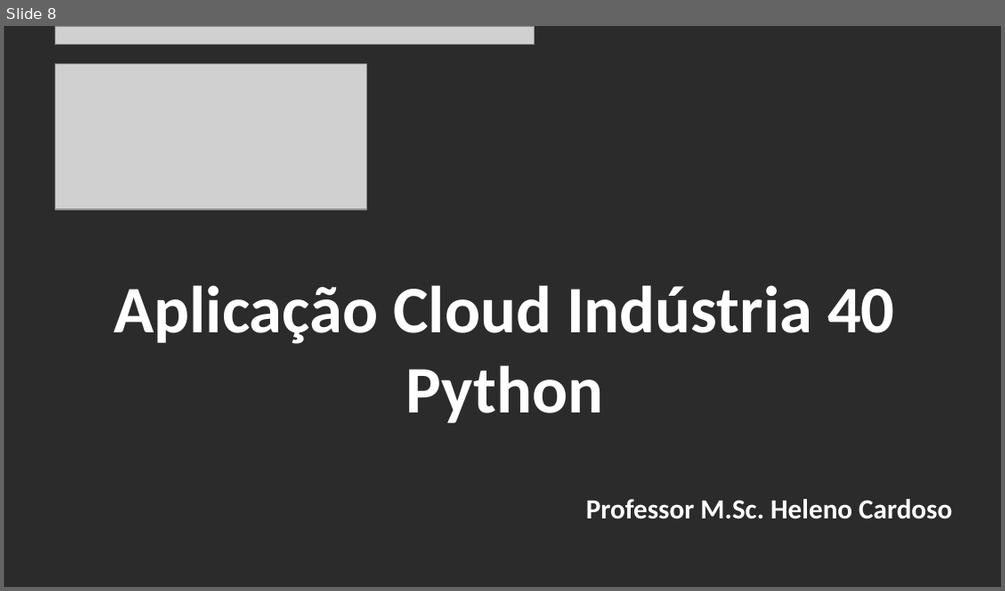
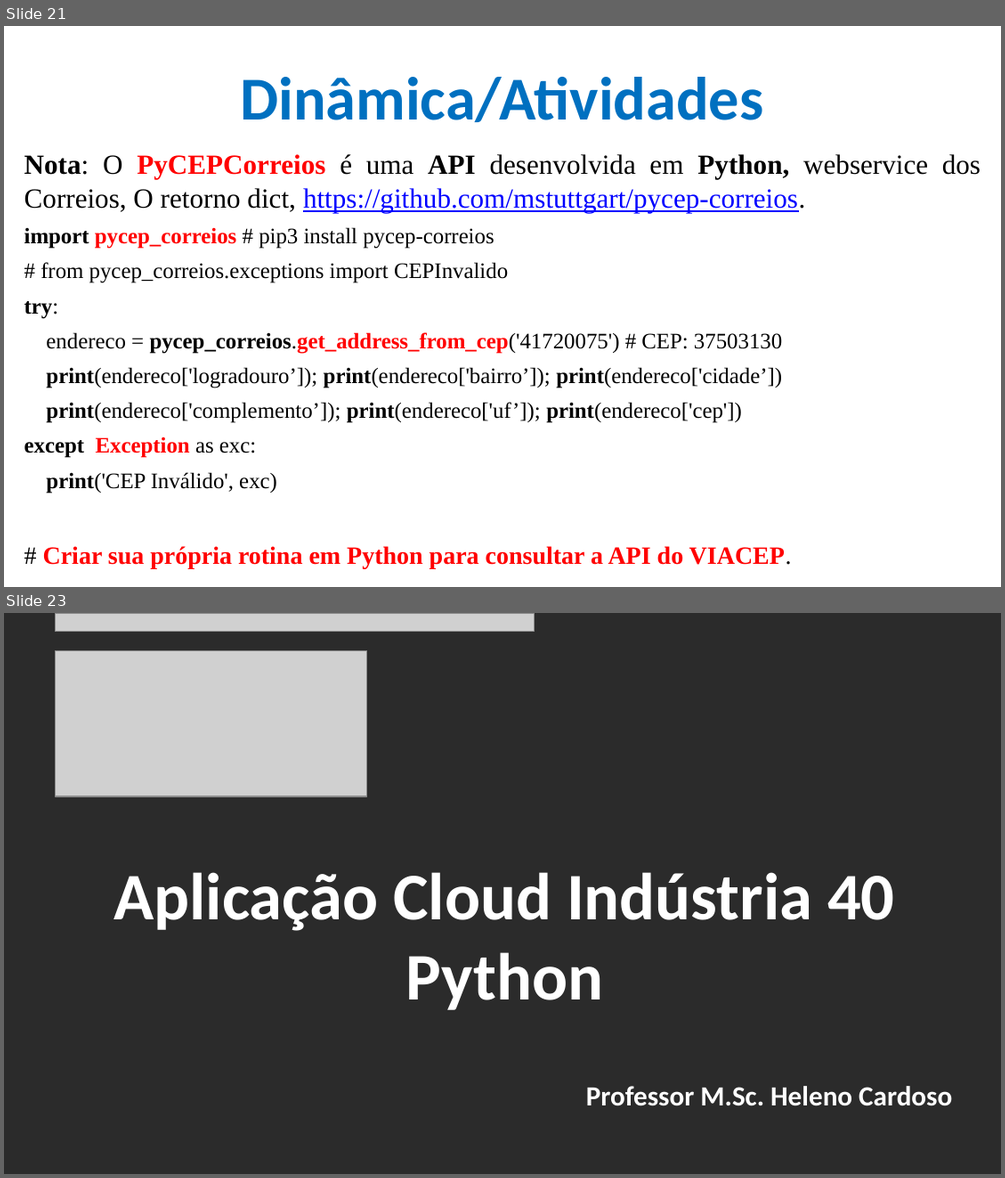
Before and after one commit to CloudEducationBrazil/WydenArea1AplicacaoCloudIndustria40Python, a slide deck: 01 Classes/Aula 07 - Aplicação Cloud Indústria 40 Python IoT Plataforma Outras Soluções.pptx. Shown one above the other, each under a label of ours: slide 8 before the commit, slides 21 and 23 after it; the slides between them are not shown. The pictures are 1005x591 and 1005x1178 pixels, drawn with LibreOffice and Linux fonts; fonts in the diff are those of the drawing; grey boxes stand for pictures; background and template pictures are left out; a plain dark background stands for a picture behind light text. Boxes give left, top, right and bottom in pixels: in the first picture for what was removed or moved away, otherwise in the second. Text is boxed around its words. In the diff, an @@ line names an element or a change of style, - is before the commit and + after.

Commit message:
Aula 07 Python IoT 16042023

```diff
--- a/01 Classes/Aula 07 - Aplicação Cloud Indústria 40 Python IoT Plataforma Outras Soluções.pptx
+++ b/01 Classes/Aula 07 - Aplicação Cloud Indústria 40 Python IoT Plataforma Outras Soluções.pptx
@@ slide 21 added at box(4, 26, 1001, 587), background picture (left out) @@
@@ title added at box(240, 77, 763, 122), 44 pt, text #0070C0, bold @@
+Dinâmica/Atividades
@@ text added at box(24, 154, 980, 568), 16 pt, text #000000 @@
+Nota: O PyCEPCorreios é uma API desenvolvida em Python, webservice dos Correios, O retorno dict, https://github.com/mstuttgart/pycep-correios.
+import pycep_correios # pip3 install pycep-correios
+# from pycep_correios.exceptions import CEPInvalido
+try:
+endereco = pycep_correios.get_address_from_cep('41720075') # CEP: 37503130
+print(endereco['logradouro’]); print(endereco['bairro’]); print(endereco['cidade’])
+print(endereco['complemento’]); print(endereco['uf’]); print(endereco['cep'])
+except Exception as exc:
+print('CEP Inválido', exc)
+# Criar sua própria rotina em Python para consultar a API do VIACEP.
@@ what was slide 8 is now slide 23 @@
```
Also in this commit, not shown: 4 slides changed, 15 other slides added, 1 slide removed, 2 other files.
